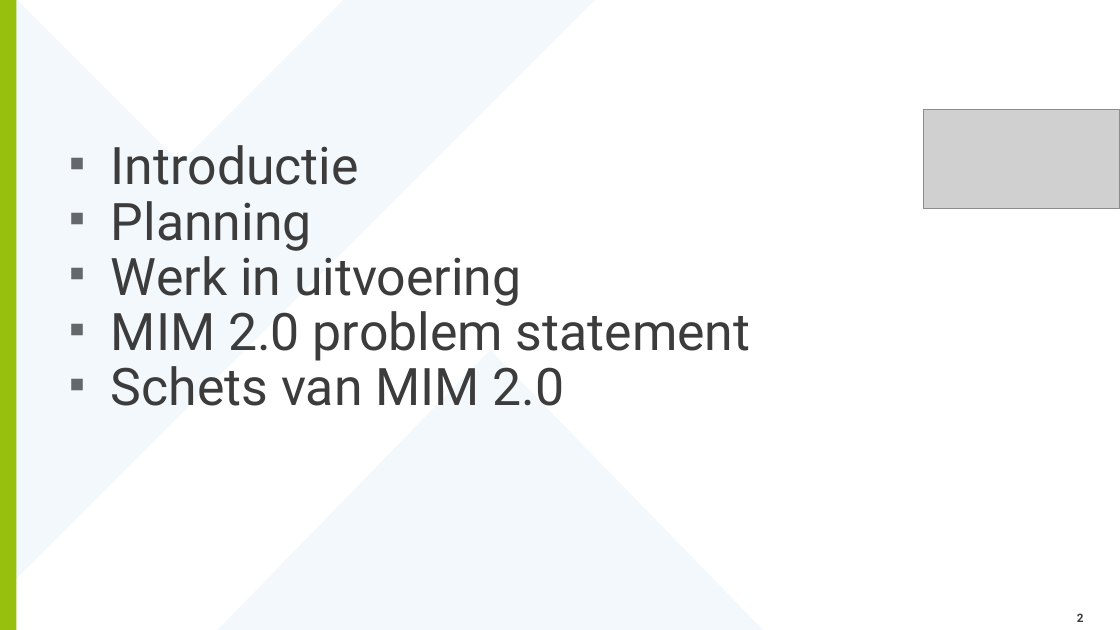
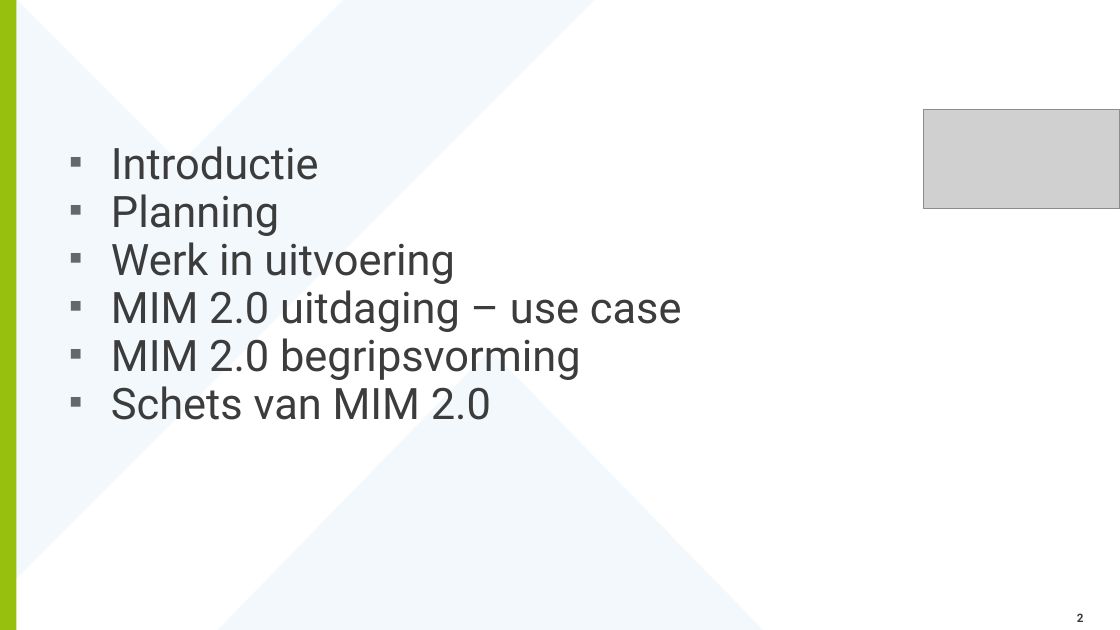
Before and after one commit to Geonovum/mim-metamodel, a slide deck: slide 2 of werkomgeving/presentaties/20260212-MIM - 2.0 in ontwikkeling.pptx. Drawn at 1120x630 pixels with LibreOffice and Linux fonts; fonts in the diff are those of the drawing; grey boxes stand for pictures; background and template pictures are left out. Boxes give left, top, right and bottom in pixels: in the first picture for what was removed or moved away, otherwise in the second. Text is boxed around its words. In the diff, an @@ line names an element or a change of style, - is before the commit and + after.

```diff
--- a/werkomgeving/presentaties/20260212-MIM - 2.0 in ontwikkeling.pptx
+++ b/werkomgeving/presentaties/20260212-MIM - 2.0 in ontwikkeling.pptx
@@ text at (111, 146, 491, 420): size 44.4 to 37.2 pt in "Introductie", "Planning", "Werk in uitvoering", "Schets van MIM 2.0" @@
@@ text at (111, 283, 682, 380): text changed; size 44.4 to 37.2 pt @@
-▪ MIM 2.0 problem statement
+▪ MIM 2.0 uitdaging – use case
+▪ MIM 2.0 begripsvorming
```
Also in this commit, not shown: 3 other slides changed, 2 slides added, 10 slides removed.
